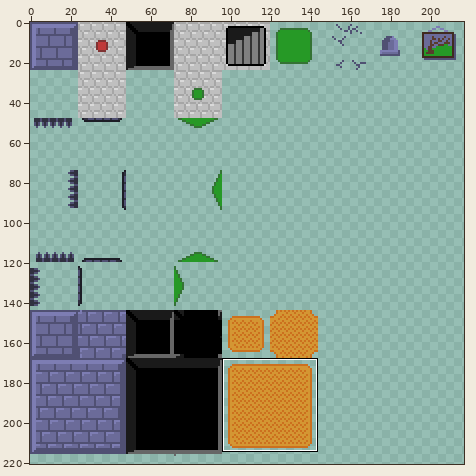
Sprite sheet -- graphics/tiles-terrain.png. The picture above shows the old version from afar; the outline marks the close-up.
Close-up. Before the edit:
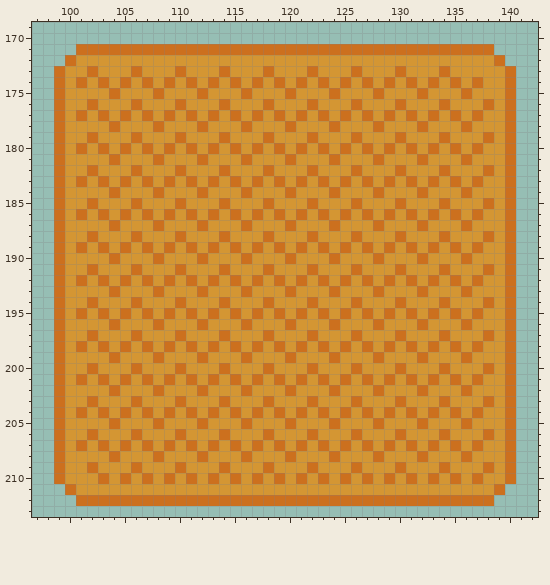
The file is 240x240 pixels. Colours within 5 levels of each other are drawn and written as one. Shown: x 97..142, y 169..213. The wide view leaves out empty margins. The commit also changed other parts of the picture, which this record leaves out.
Once edited:
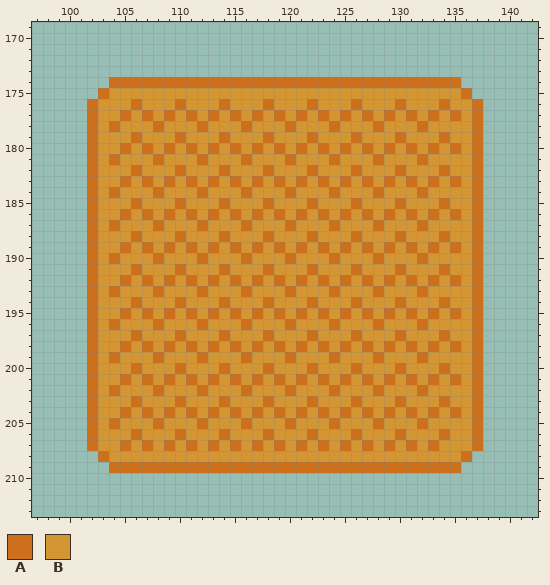
Palette (. is transparent): A #cc701e  B #d49633
Changes in this commit:
y 171: x 101..138 AAAAAAAAAAAAAAAAAAAAAAAAAAAAAAAAAAAAAA -> ......................................
y 172: x 100..139 ABBBBBBBBBBBBBBBBBBBBBBBBBBBBBBBBBBBBBBA -> ........................................
y 173: x 99..140 ABBABBBABBBABBBABBBABBBABBBABBBABBBABBBBBA -> ..........................................
y 174: x 99..104 ABABAB -> .....A; x 106 B -> A; x 108 B -> A; x 110 B -> A; x 112 B -> A; x 114 B -> A; x 116 B -> A; x 118 B -> A; x 120 B -> A; x 122 B -> A; x 124 B -> A; x 126 B -> A; x 128 B -> A; x 130 B -> A; x 132 B -> A; x 134 B -> A; x 136..140 BABBA -> .....
y 175: x 99..104 ABBBBA -> ....AB; x 108 A -> B; x 112 A -> B; x 116 A -> B; x 120 A -> B; x 124 A -> B; x 128 A -> B; x 132 A -> B; x 137..140 BBBA -> ....
y 176: x 99..101 ABB -> ...; x 137..140 BABA -> A...
y 177: x 99..103 ABABA -> ...AB; x 138..140 BBA -> ...
y 178: x 99..102 ABBB -> ...A; x 136..140 ABBBA -> BA...
y 179: x 99..101 ABB -> ...; x 137..140 BABA -> A...
y 180: x 99..103 ABABA -> ...AB; x 138..140 BBA -> ...
y 181: x 99..102 ABBB -> ...A; x 136..140 ABBBA -> BA...
y 182: x 99..101 ABB -> ...; x 137..140 BABA -> A...
y 183: x 99..103 ABABA -> ...AB; x 138..140 BBA -> ...
y 184: x 99..102 ABBB -> ...A; x 136..140 ABBBA -> BA...
y 185: x 99..101 ABB -> ...; x 137..140 BABA -> A...
y 186: x 99..103 ABABA -> ...AB; x 138..140 BBA -> ...
y 187: x 99..102 ABBB -> ...A; x 136..140 ABBBA -> BA...
y 188: x 99..101 ABB -> ...; x 137..140 BABA -> A...
y 189: x 99..103 ABABA -> ...AB; x 138..140 BBA -> ...
y 190: x 99..102 ABBB -> ...A; x 136..140 ABBBA -> BA...
y 191: x 99..101 ABB -> ...; x 137..140 BABA -> A...
y 192: x 99..103 ABABA -> ...AB; x 138..140 BBA -> ...
y 193: x 99..102 ABBB -> ...A; x 136..140 ABBBA -> BA...
y 194: x 99..101 ABB -> ...; x 137..140 BABA -> A...
y 195: x 99..103 ABABA -> ...AB; x 138..140 BBA -> ...
y 196: x 99..102 ABBB -> ...A; x 136..140 ABBBA -> BA...
y 197: x 99..101 ABB -> ...; x 137..140 BABA -> A...
y 198: x 99..103 ABABA -> ...AB; x 138..140 BBA -> ...
y 199: x 99..102 ABBB -> ...A; x 136..140 ABBBA -> BA...
y 200: x 99..101 ABB -> ...; x 137..140 BABA -> A...
y 201: x 99..103 ABABA -> ...AB; x 138..140 BBA -> ...
y 202: x 99..102 ABBB -> ...A; x 136..140 ABBBA -> BA...
y 203: x 99..101 ABB -> ...; x 137..140 BABA -> A...
y 204: x 99..103 ABABA -> ...AB; x 138..140 BBA -> ...
y 205: x 99..102 ABBB -> ...A; x 136..140 ABBBA -> BA...
y 206: x 99..101 ABB -> ...; x 137..140 BABA -> A...
y 207: x 99..103 ABABA -> ...AB; x 135 A -> B; x 138..140 BBA -> ...
y 208: x 99..104 ABBBBA -> ....AB; x 108 A -> B; x 112 A -> B; x 116 A -> B; x 120 A -> B; x 124 A -> B; x 128 A -> B; x 132 A -> B; x 137..140 BBBA -> ....
y 209: x 99..105 ABBABBB -> .....AA; x 107..109 BBB -> AAA; x 111..113 BBB -> AAA; x 115..117 BBB -> AAA; x 119..121 BBB -> AAA; x 123..125 BBB -> AAA; x 127..129 BBB -> AAA; x 131..133 BBB -> AAA; x 135..140 BBBABA -> A.....
y 210: x 99..140 ABBBABABABABABABABABABABABABABABABABABABBA -> ..........................................
y 211: x 100..139 ABBBBBBBBBBBBBBBBBBBBBBBBBBBBBBBBBBBBBBA -> ........................................
y 212: x 101..138 AAAAAAAAAAAAAAAAAAAAAAAAAAAAAAAAAAAAAA -> ......................................
